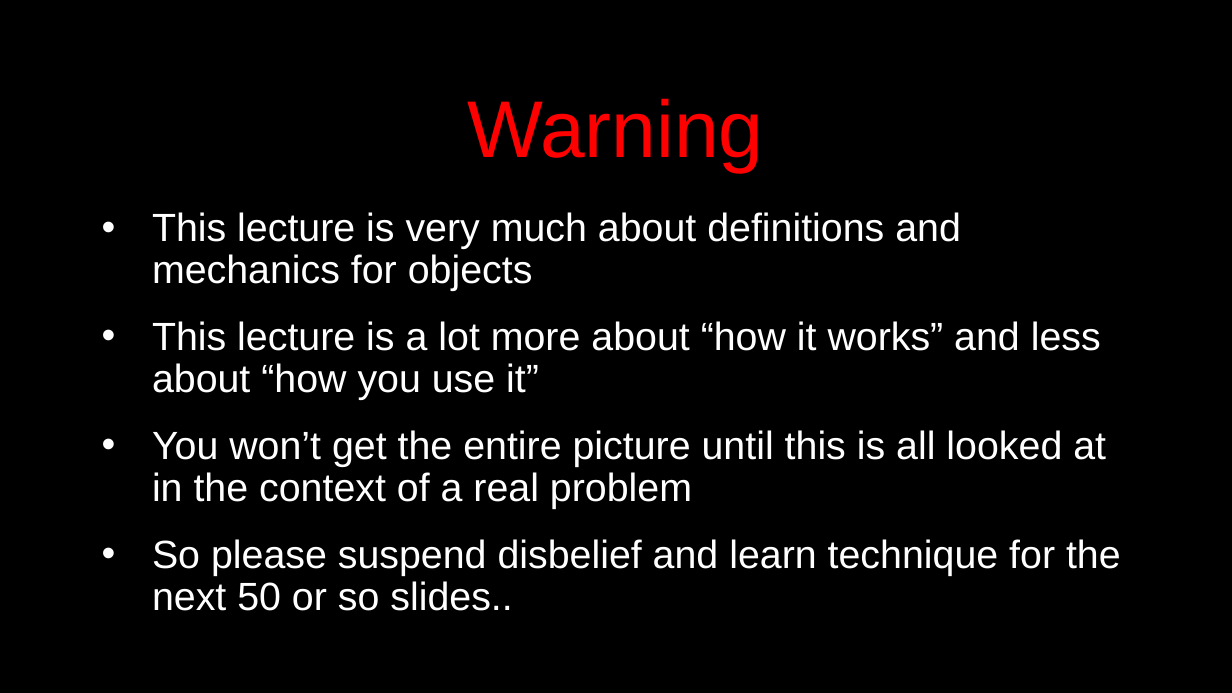
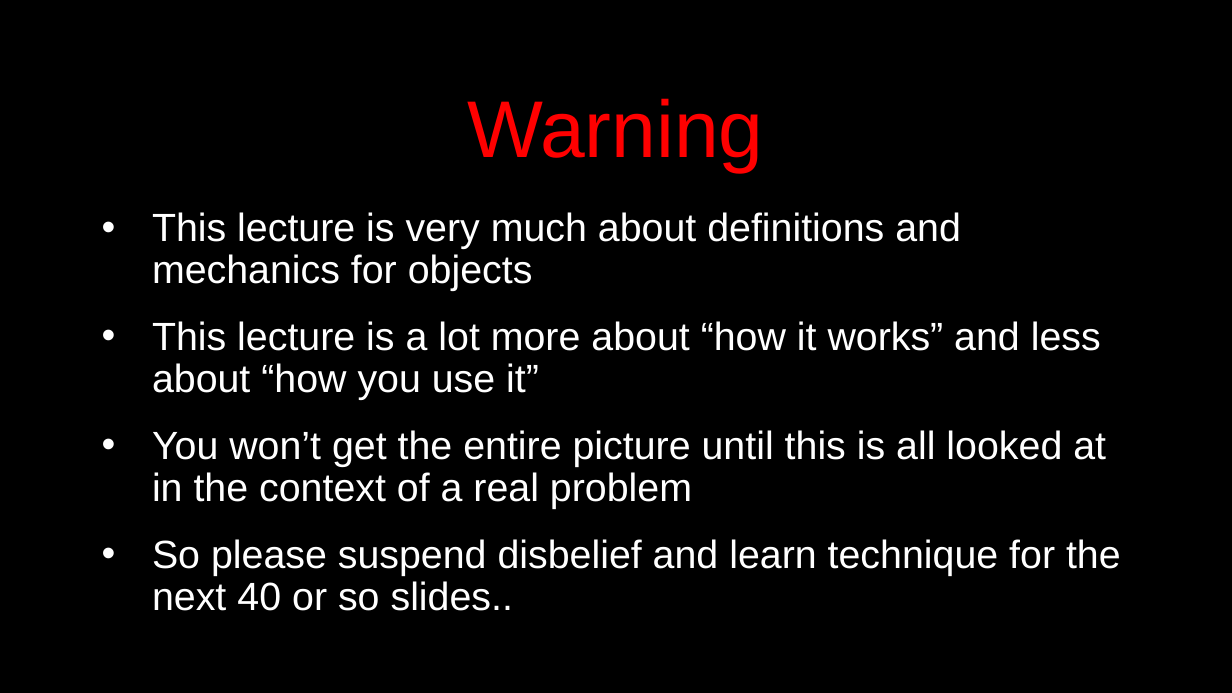
Before and after one commit to csev/py4e, a slide deck: slide 2 of lectures3/Pythonlearn-14-Objects.pptx. Drawn at 1232x693 pixels with LibreOffice and Linux fonts; fonts in the diff are those of the drawing. Boxes give left, top, right and bottom in pixels: in the first picture for what was removed or moved away, otherwise in the second. Text is boxed around its words. In the diff, an @@ line names an element or a change of style, - is before the commit and + after.

```diff
--- a/lectures3/Pythonlearn-14-Objects.pptx
+++ b/lectures3/Pythonlearn-14-Objects.pptx
@@ text at [152,539,1121,611]: text changed @@
-• So please suspend disbelief and learn technique for the next 50 or so slides..
+• So please suspend disbelief and learn technique for the next 40 or so slides..
```
Also in this commit, not shown: 9 other slides changed, 5 slides removed, 1 other file.
